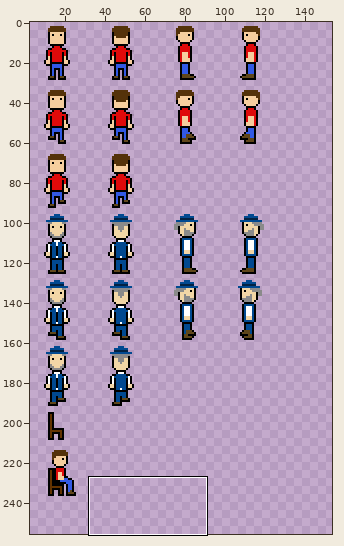
One commit to this sprite sheet: res/characterSheet.png. Above: a wide view before the commit, with the close-up outlined.
Close-up. The starting point:
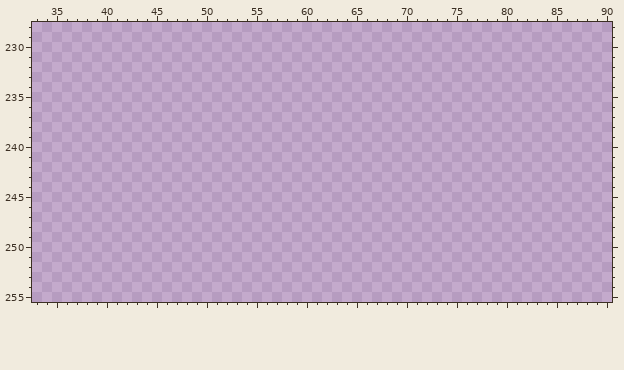
The file is 256x256 pixels. Pixels under 10% opacity are left out. Colours within 5 levels of each other are drawn and written as one. Shown: x 33..90, y 228..255. The wide view leaves out empty margins. The commit also changed other parts of the picture, which this record leaves out.
Palette (. is transparent): 
Now the later version:
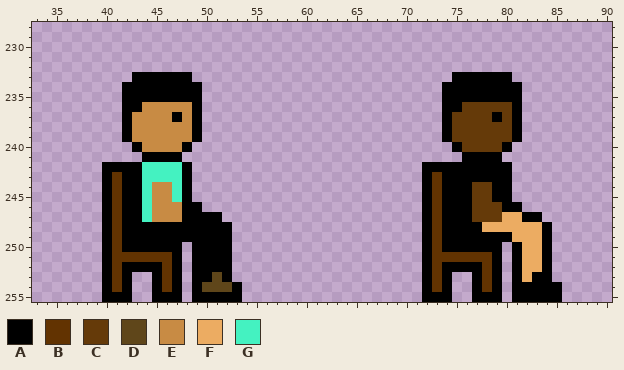
Colours new in this view: A #000000  B #623301  C #653a09  D #5f461a  E #c88b44  F #ecac62  G #44f2c1
The edit:
y 233: x 43..48 ...... -> AAAAAA; x 75..80 ...... -> AAAAAA
y 234..235: x 42..49 ........ -> AAAAAAAA; x 74..81 ........ -> AAAAAAAA
y 236: x 42..49 ........ -> AAEEEEEA; x 74..81 ........ -> AACCCCCA
y 237: x 42..49 ........ -> AEEEEAEA; x 74..81 ........ -> ACCCCACA
y 238..239: x 42..49 ........ -> AEEEEEEA; x 74..81 ........ -> ACCCCCCA
y 240: x 43..48 ...... -> AEEEEA; x 75..80 ...... -> ACCCCA
y 241: x 44..47 .... -> AAAA; x 76..79 .... -> AAAA
y 242: x 40..48 ......... -> AAAAGGGGA; x 72..80 ......... -> AAAAAAAAA
y 243: x 40..48 ......... -> ABAAGGGGA; x 72..80 ......... -> ABAAAAAAA
y 244..245: x 40..48 ......... -> ABAAGEEGA; x 72..80 ......... -> ABAAACCAA
y 246: x 40..49 .......... -> ABAAGEEEAA; x 72..81 .......... -> ABAAACCCAA
y 247: x 40..51 ............ -> ABAAGEEEAAAA; x 72..83 ............ -> ABAAACCCFFAA
y 248: x 40..52 ............. -> ABAAAAAAAAAAA; x 72..84 ............. -> ABAAAAFFFFFFA
y 249: x 40..52 ............. -> ABAAAAAAAAAAA; x 72..84 ............. -> ABAAAAAAAFFFA
y 250: x 40..47 ........ -> ABAAAAAA; x 49..52 .... -> AAAA; x 72..79 ........ -> ABAAAAAA; x 81..84 .... -> AFFA
y 251: x 40..47 ........ -> ABBBBBBA; x 49..52 .... -> AAAA; x 72..79 ........ -> ABBBBBBA; x 81..84 .... -> AFFA
y 252: x 40..47 ........ -> ABAAAABA; x 49..52 .... -> AAAA; x 72..79 ........ -> ABAAAABA; x 81..84 .... -> AFFA
y 253: x 40..42 ... -> ABA; x 45..47 ... -> ABA; x 49..52 .... -> AADA; x 72..74 ... -> ABA; x 77..79 ... -> ABA; x 81..84 .... -> AFAA
y 254: x 40..42 ... -> ABA; x 45..47 ... -> ABA; x 49..53 ..... -> ADDDA; x 72..74 ... -> ABA; x 77..79 ... -> ABA; x 81..85 ..... -> AAAAA
y 255: x 40..42 ... -> AAA; x 45..47 ... -> AAA; x 49..53 ..... -> AAAAA; x 72..74 ... -> AAA; x 77..79 ... -> AAA; x 81..85 ..... -> AAAAA
Where, in picture pixels (left, top, right, bottom), the same in both close-ups:
added: (102, 72, 242, 302)
added: (422, 72, 562, 302)
